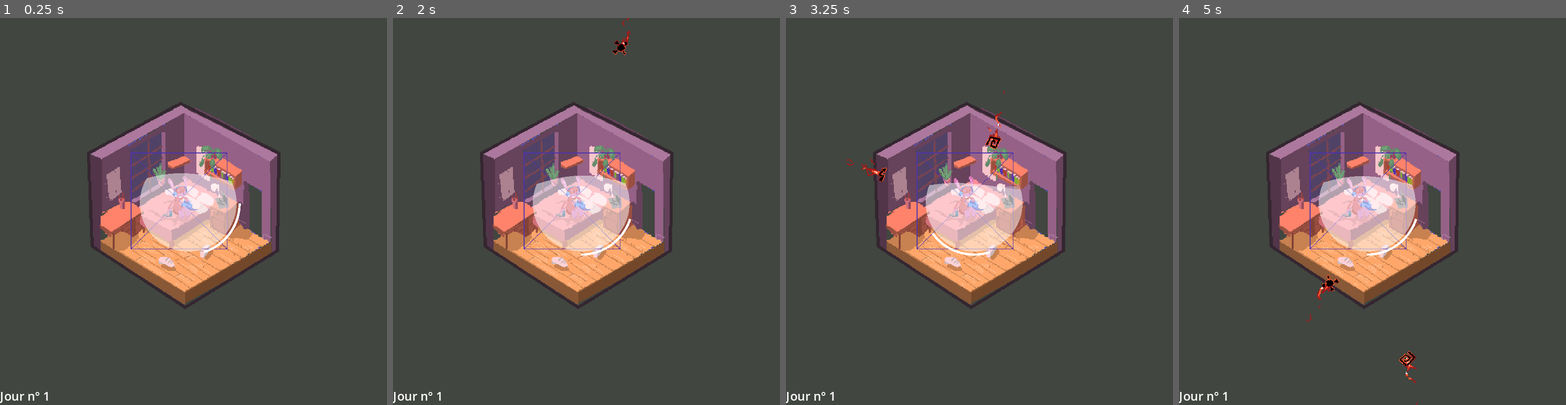
Above: before the commit, frames 1-4 (left to right).
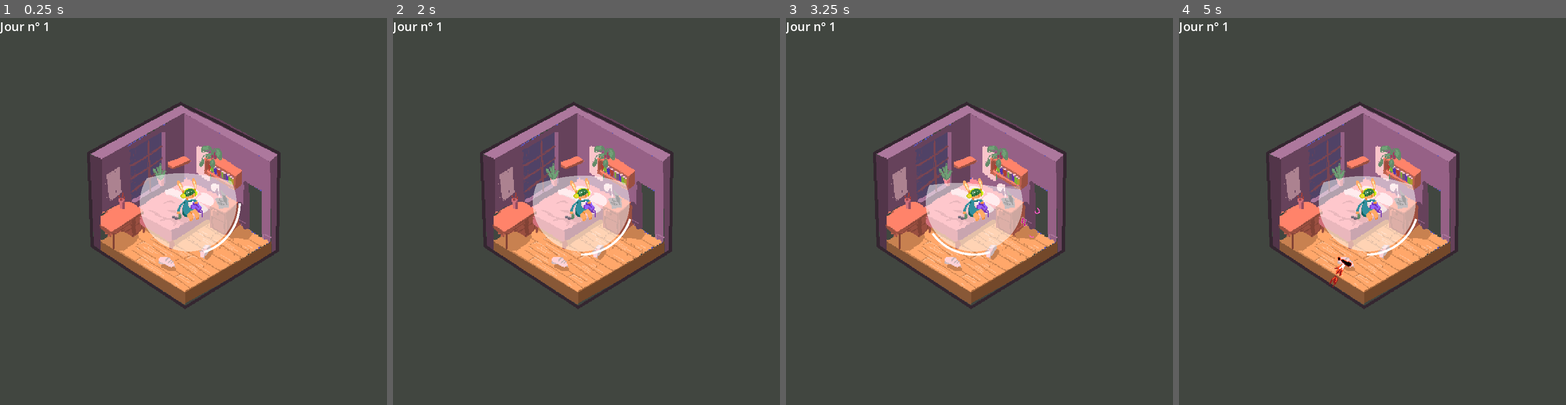
Above: after the commit, the same moments.

Repository: Zacharieg/socialBubble
Game: Godot game, scene res://scenes/game.tscn
The game is run twice, just before and just after one commit, with the same random seed, the same clock (stepped at 60 frames per second) and the same inputs.
Inputs:
- Up to frame 1 (0.25 s): no input
- Up to frame 2 (2 s): tap Enter at 0.5 s; hold D (right) 0.53-1.28 s; hold Space (action) 0.53-1.28 s; hold A (left) from 1.28 s (still down); tap Space (action) at 1.35 s
- Up to frame 3 (3.25 s): release A (left) at 2.03 s; hold Space (action) 2.03-2.78 s; hold D (right) from 2.03 s (still down); tap Space (action) at 2.85 s
- Up to frame 4 (5 s): release D (right) at 3.53 s; hold Space (action) 3.53-4.28 s; hold A (left) from 3.53 s (still down); tap Space (action) at 4.35 s

The runs differ from the first frame. In frame 1, 1.0% of the frame differs, in the area x 0-59%, y 1-100%; in frame 2, 1.1%; in frame 3, 1.3%; in frame 4, 1.4%, in the area x 0-62%, y 1-100%.

Commit message:
Difficulty tweak
Frequency and angle are increasing between each day.

Diff:
--- a/objects/character.tscn
+++ b/objects/character.tscn
@@ -2,7 +2,7 @@
 
 [ext_resource type="Script" path="res://scripts/character.gd" id="1_v03po"]
 [ext_resource type="PackedScene" uid="uid://ceghceufd6ax1" path="res://objects/shield.tscn" id="1_x8j2g"]
-[ext_resource type="Texture2D" uid="uid://8ke3u7lax42s" path="res://ressources/LAPIN sans Chambre.png" id="3_a2lqq"]
+[ext_resource type="Texture2D" uid="uid://jufifqtyo537" path="res://ressources/01_Justin.png" id="3_88i3k"]
 [ext_resource type="Texture2D" uid="uid://o8r6f4qft0kl" path="res://ressources/bubbleWHITE_impact.png" id="4_4mrax"]
 [ext_resource type="Shader" path="res://scripts/fillBubble.gdshader" id="5_lpeis"]
 
@@ -86,9 +86,6 @@
 
 [node name="hurtBox" type="CollisionShape2D" parent="."]
 
-[node name="character_Sprite2D" type="Sprite2D" parent="."]
-texture = ExtResource("3_a2lqq")
-
 [node name="bubble" type="Node2D" parent="."]
 
 [node name="bubble_sprite" type="AnimatedSprite2D" parent="bubble"]
@@ -103,4 +100,7 @@
 scale = Vector2(2, 2)
 texture = SubResource("GradientTexture2D_xskia")
 
+[node name="character_Sprite2D" type="Sprite2D" parent="."]
+texture = ExtResource("3_88i3k")
+
 [connection signal="area_entered" from="." to="." method="_on_area_entered"]
--- a/scenes/game.tscn
+++ b/scenes/game.tscn
@@ -9,6 +9,7 @@
 
 [node name="ennemy_spawner" type="Node2D" parent="."]
 script = ExtResource("3_p7uip")
+difficulty_angle_max = 200
 
 [node name="level" type="Node2D" parent="."]
 position = Vector2(250, 250)
@@ -23,10 +24,6 @@
 [node name="ui" type="CanvasLayer" parent="."]
 
 [node name="Label" type="Label" parent="ui"]
-anchors_preset = 2
-anchor_top = 1.0
-anchor_bottom = 1.0
-offset_top = -23.0
-offset_right = 40.0
-grow_vertical = 0
+offset_right = 140.0
+offset_bottom = 23.0
 text = "Démarrage du jeu"
--- a/scripts/character.gd
+++ b/scripts/character.gd
@@ -36,8 +36,8 @@
 	pass
 
 func hurt():
-	#get_tree().quit()
-	print("do nothing")
+	get_tree().quit()
+	#print("do nothing")
 
 func _on_area_entered(area: Area2D) -> void:
 	if area is Ennemy:
--- a/scripts/ennemy.gd
+++ b/scripts/ennemy.gd
@@ -1,7 +1,7 @@
 extends Area2D
 class_name Ennemy
 
-const SPEED = 100
+@export var speed = 220
 
 var dead = false
 
@@ -11,7 +11,7 @@
 func move_to(delta):
 	if not dead :
 		var direction = Vector2.LEFT.rotated(rotation).normalized()
-		position += direction * SPEED * delta
+		position += direction * speed * delta
 
 func spawn():
 	pass
--- a/scripts/ennemySpawner.gd
+++ b/scripts/ennemySpawner.gd
@@ -2,41 +2,47 @@
 class_name EnnemySpawner
 
 @onready var spawn_dist = get_viewport_rect().size.x/2
-@onready var inbetween_spawning_time = 2.0
+@export var inbetween_spawning_time = 2.0
 @onready var inbetween_rand_time = 0.0
+@onready var initial_angle = 0
+
+@export var difficulty_angle_max = 100
 
 var timer: Timer
 
 func _ready():
-	set_spawning_timer()
+	create_spawing_timer()
+	#set_spawning_timer()
+
+func create_spawing_timer():
+	# Créer un timer
+	timer = Timer.new()
+	timer.name = "spawing_timer"
+	add_child(timer)
+
+	# Connecter le signal timeout du timer à la fonction spawnEnnemy
+	timer.connect("timeout", Callable(self, "spawnEnnemy"))
 
 func set_spawning_timer():
 	position = get_viewport_rect().size / 2.
-
-	# Créer un timer
-	timer = Timer.new()
-	add_child(timer)
-
 	# Configurer le timer pour qu'il se déclenche toutes les 2 secondes
 	#randomize value
 	inbetween_rand_time = randf_range(0.0, 0.5)
-	if inbetween_spawning_time + inbetween_rand_time <= 0.1:
+	if (inbetween_spawning_time + inbetween_rand_time) <= 0.1:
 		timer.set_wait_time(0.1)
 	else:
 		timer.set_wait_time(inbetween_spawning_time + inbetween_rand_time)
-	print("wait time", timer.wait_time)
+	print("wait time : ", timer.wait_time)
 	timer.set_one_shot(false)
-
-	# Connecter le signal timeout du timer à la fonction spawnEnnemy
-	timer.connect("timeout", Callable(self, "spawnEnnemy"))
 
 	# Démarrer le timer
 	timer.start()
 
 func spawnEnnemy():
-
+	print("ennemy spawned !")
+	print("temps restant : ", timer.time_left)
 	var initial_pos = Vector2(0,0)
-	var initial_angle = deg_to_rad(randi_range(0,359))
+	initial_angle = deg_to_rad(randi_range(initial_angle,initial_angle+difficulty_angle_max))
 	var x_from_character = cos(initial_angle) * spawn_dist
 	var y_from_character = sin(initial_angle) * spawn_dist
 	var center = get_viewport_rect().size / 2
--- a/scripts/level.gd
+++ b/scripts/level.gd
@@ -2,8 +2,9 @@
 
 var day_timer: Timer
 var current_day = 1
-var difficulty_frequency_diminishing = 0.5
-const DAYS_DURATION = 5.0
+var difficulty_frequency_diminishing = 0.2
+var difficulty_increase_angle = 10
+const DAYS_DURATION = 10
 
 # Called when the node enters the scene tree for the first time.
 func _ready() -> void:
@@ -15,11 +16,18 @@
 
 
 func new_day():
-	print("the day starts")
+	#print("the day starts")
 	#print("Current day : ", current_day)
 	get_tree().get_root().get_node("game/ui/Label").text = str("Jour n° ", current_day)
+
+	#Les ennemis sont générés de plus en plus fréquemment
 	get_tree().get_root().get_node("game/ennemy_spawner").inbetween_spawning_time -= difficulty_frequency_diminishing
 	get_tree().get_root().get_node("game/ennemy_spawner").set_spawning_timer()
+
+	#L'angle de génération des ennemis est de plus en plus élevé
+	if get_tree().get_root().get_node("game/ennemy_spawner").difficulty_angle_max + difficulty_increase_angle <= 359:
+		get_tree().get_root().get_node("game/ennemy_spawner").difficulty_angle_max += difficulty_increase_angle
+	else : get_tree().get_root().get_node("game/ennemy_spawner").difficulty_angle_max = 359
 	set_day_timer()
 
 func set_day_timer():
Binary file added: ressources/01_Justin.png
Not shown, added: ressources/01_Justin.png.import
Binary file added: ressources/02_Justin.png
Not shown, added: ressources/02_Justin.png.import
